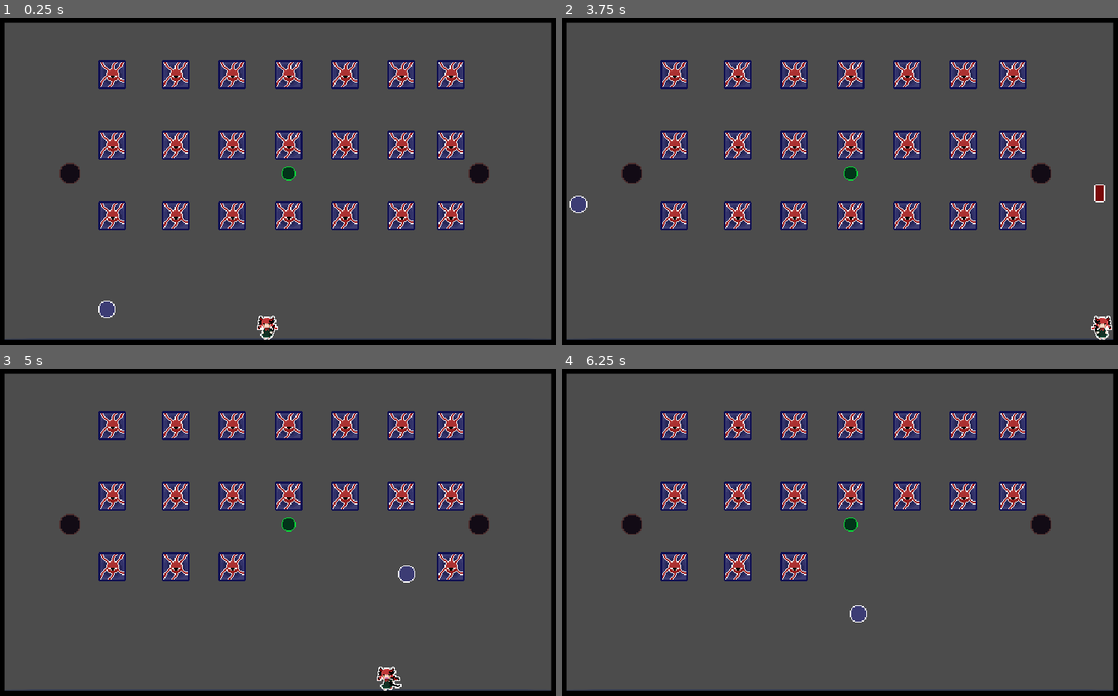
Above: before the commit, frames 1-4 (two rows, left to right).
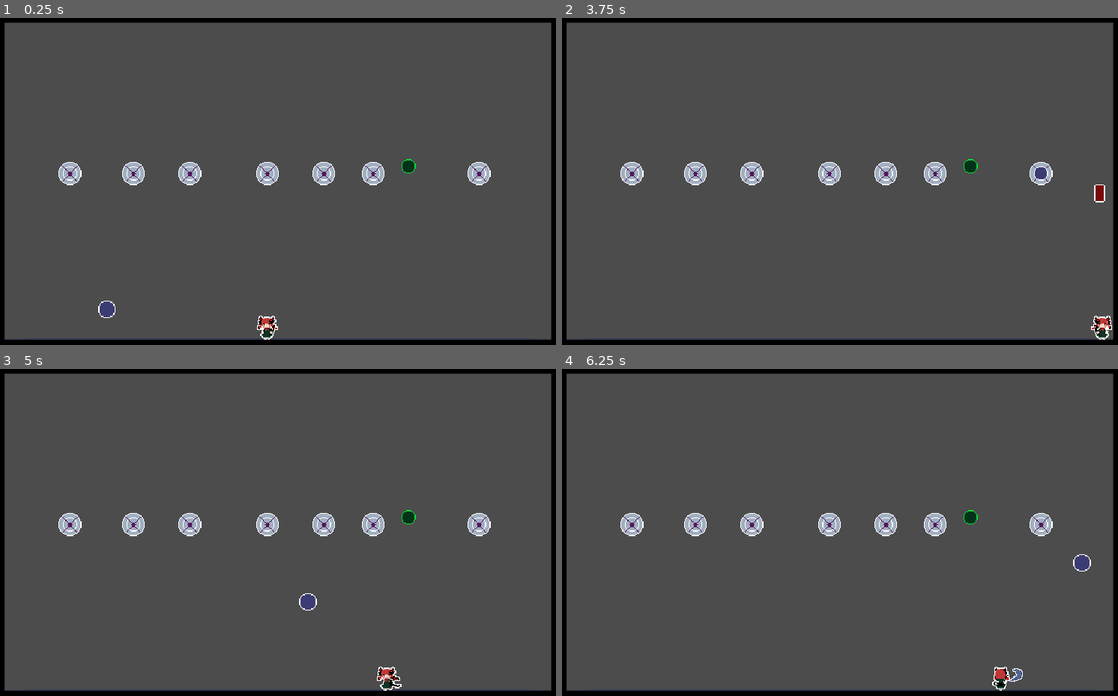
Above: after the commit, the same moments.

Repository: animeshrisal/touhou-card-attack-game
Game: Godot game, scene res://Scenes/Main.tscn
Same seed, same stepped clock (60 frames per second), same inputs: the game is played once before the commit and once after it. The engine's default icon, where the game draws it, is replaced by a stand-in: a white triangle on a blue panel in a dark square.
Inputs:
- Up to frame 1 (0.25 s): no input
- Up to frame 2 (3.75 s): hold Right (ui_right) 0.53-2.03 s; tap Z (bullet) at 0.6, 2.1, 3.6 s; tap X (spin) at 1.35, 2.85 s; hold Left (ui_left) 2.03-2.78 s; hold Right (ui_right) from 2.78 s (still down)
- Up to frame 3 (5 s): release Right (ui_right) at 4.28 s; hold Left (ui_left) from 4.28 s (still down); tap X (spin) at 4.35 s
- Up to frame 4 (6.25 s): release Left (ui_left) at 5.03 s; hold Right (ui_right) 5.03-5.78 s; tap Z (bullet) at 5.1 s; hold Left (ui_left) from 5.78 s (still down); tap X (spin) at 5.85 s

The runs differ from the first frame. In frame 1, 11% of the frame differs, in the area x 10-89%, y 12-65%; in frame 2, 11%, in the area x 1-89%, y 12-65%; in frame 3, 10%; in frame 4, 9.9%.

Commit message:
Transportation animation added

Diff:
--- a/Scenes/Main.tscn
+++ b/Scenes/Main.tscn
@@ -18,8 +18,6 @@
 
 [node name="TransportGroup" type="Node2D" parent="." index="0"]
 
-editor/display_folded = true
-
 [node name="Transport1" parent="TransportGroup" index="0" groups=[
 "Transport",
 ] instance=ExtResource( 1 )]
@@ -31,6 +29,36 @@
 ] instance=ExtResource( 1 )]
 
 position = Vector2( 568, 200 )
+
+[node name="Transport9" parent="TransportGroup" index="2" groups=[
+"Transport",
+] instance=ExtResource( 1 )]
+
+position = Vector2( 176, 200 )
+
+[node name="Transport10" parent="TransportGroup" index="3" groups=[
+"Transport",
+] instance=ExtResource( 1 )]
+
+position = Vector2( 240, 200 )
+
+[node name="Transport11" parent="TransportGroup" index="4" groups=[
+"Transport",
+] instance=ExtResource( 1 )]
+
+position = Vector2( 328, 200 )
+
+[node name="Transport12" parent="TransportGroup" index="5" groups=[
+"Transport",
+] instance=ExtResource( 1 )]
+
+position = Vector2( 392, 200 )
+
+[node name="Transport13" parent="TransportGroup" index="6" groups=[
+"Transport",
+] instance=ExtResource( 1 )]
+
+position = Vector2( 448, 200 )
 
 [node name="Orin" parent="." index="1" instance=ExtResource( 2 )]
 
@@ -79,7 +107,7 @@
 
 [node name="CardGroup" type="Node2D" parent="." index="5"]
 
-editor/display_folded = true
+visible = false
 
 [node name="Card2" parent="CardGroup" index="0" instance=ExtResource( 6 )]
 
@@ -167,7 +195,7 @@
 
 [node name="CircleBlock" parent="." index="6" instance=ExtResource( 7 )]
 
-position = Vector2( 352, 200 )
+position = Vector2( 488, 192 )
 
 [node name="CanvasLayer" type="CanvasLayer" parent="." index="7"]
 
--- a/Scenes/Transport.tscn
+++ b/Scenes/Transport.tscn
@@ -1,14 +1,39 @@
-[gd_scene load_steps=4 format=2]
+[gd_scene load_steps=10 format=2]
 
 [ext_resource path="res://Transport.gd" type="Script" id=1]
-[ext_resource path="res://Sprites/Ball.png" type="Texture" id=2]
+[ext_resource path="res://Sprites/Transport.png" type="Texture" id=2]
+[ext_resource path="res://Sprites/Transport/Transport5.png" type="Texture" id=3]
+[ext_resource path="res://Sprites/Transport/Transport4.png" type="Texture" id=4]
+[ext_resource path="res://Sprites/Transport/Transport3.png" type="Texture" id=5]
+[ext_resource path="res://Sprites/Transport/Transport2.png" type="Texture" id=6]
+[ext_resource path="res://Sprites/Transport/Transport1.png" type="Texture" id=7]
 
 [sub_resource type="CircleShape2D" id=1]
 
 custom_solver_bias = 0.0
-radius = 10.7325
+radius = 14.0203
 
-[node name="Transport" type="Area2D"]
+[sub_resource type="SpriteFrames" id=2]
+
+animations = [ {
+"frames": [ ExtResource( 2 ) ],
+"loop": true,
+"name": "default",
+"speed": 5.0
+}, {
+"frames": [ ExtResource( 3 ), ExtResource( 4 ), ExtResource( 5 ), ExtResource( 6 ), ExtResource( 7 ) ],
+"loop": true,
+"name": "ball_out",
+"speed": 5.0
+}, {
+"frames": [ ExtResource( 7 ), ExtResource( 6 ), ExtResource( 5 ), ExtResource( 4 ), ExtResource( 3 ) ],
+"loop": true,
+"name": "ball_in",
+"speed": 5.0
+} ]
+_sections_unfolded = [ "Resource" ]
+
+[node name="Transport" type="Area2D" index="0"]
 
 input_pickable = true
 gravity_vec = Vector2( 0, 1 )
@@ -19,16 +44,14 @@
 audio_bus_name = "Master"
 script = ExtResource( 1 )
 
-[node name="Sprite" type="Sprite" parent="." index="0"]
-
-modulate = Color( 0.300781, 0.184464, 0.184464, 1 )
-scale = Vector2( 1.5, 1.5 )
-texture = ExtResource( 2 )
-_sections_unfolded = [ "Visibility" ]
-
-[node name="CollisionShape2D" type="CollisionShape2D" parent="." index="1"]
+[node name="CollisionShape2D" type="CollisionShape2D" parent="." index="0"]
 
 shape = SubResource( 1 )
+
+[node name="AnimatedSprite" type="AnimatedSprite" parent="." index="1"]
+
+frames = SubResource( 2 )
+animation = "default"
 
 [connection signal="body_entered" from="." to="." method="_on_Transport_body_entered"]
 
--- a/Transport.gd
+++ b/Transport.gd
@@ -1,27 +1,58 @@
 extends Area2D
 
+var current_animation = ""
+var new_animation = ""
 # class member variables go here, for example:
 # var a = 2
 # var b = "textvar"
+var selected_transport = 0
 var inside = false
+var ball_generated = false
+var ball_entered = false
+
+var transport_group
 
 func _ready():
-	pass
+	transport_group = get_tree().get_nodes_in_group("Transport")
+
+func get_random_number():
+    randomize()
+    return randi()%transport_group.size()
 
 func _process(delta):
-	pass
+
+
+	if $AnimatedSprite.frame == 4 and current_animation == "ball_in" and not ball_entered:
+		ball_entered = true
+		new_animation = "default"
+		var total = transport_group.size()
+		selected_transport = get_random_number()
+		transport_group[selected_transport].new_animation = "default"
+		new_animation = "default"
+		ball_generated = true
+		transport_group[selected_transport].inside = true
+		var ball = preload("res://Scenes/Ball.tscn").instance()
+		var motion_x = randf() * 2 - 1
+		var motion_y = randf() * 2 - 1
+		ball.motion = Vector2(motion_x, motion_y).normalized() * 400
+		ball.position = transport_group[selected_transport].position
+		get_parent().add_child(ball)
+
+	if current_animation == "default":
+		ball_entered = false
+		ball_generated = false
+
+	print(selected_transport)
+
+	if current_animation != new_animation:
+		current_animation = new_animation
+		$AnimatedSprite.play(current_animation)
 
 func _on_Transport_body_entered(body):
 	if body.get("TYPE") == "Ball" and not inside:
 		inside = true
-		var transport_group = get_tree().get_nodes_in_group("Transport")
-		var total = transport_group.size()
-		var selected_transport = randi() % total
-		transport_group[selected_transport].inside = true
-		var motion_x = randf() * 2 - 1
-		var motion_y = randf() * 2 - 1
-		body.motion = Vector2(motion_x, motion_y).normalized() * 400
-		body.position = transport_group[selected_transport].position
+		body.queue_free()
+		new_animation = "ball_in"
 
 
 func _on_Transport_body_exited(body):
Binary file added: Sprites/Transport.png
Not shown, added: Sprites/Transport.png.import
Binary file added: Sprites/Transport/Transport1.png
Not shown, added: Sprites/Transport/Transport1.png.import
Binary file added: Sprites/Transport/Transport2.png
Not shown, added: Sprites/Transport/Transport2.png.import
Binary file added: Sprites/Transport/Transport3.png
Not shown, added: Sprites/Transport/Transport3.png.import
Binary file added: Sprites/Transport/Transport4.png
Not shown, added: Sprites/Transport/Transport4.png.import
Binary file added: Sprites/Transport/Transport5.png
Not shown, added: Sprites/Transport/Transport5.png.import
